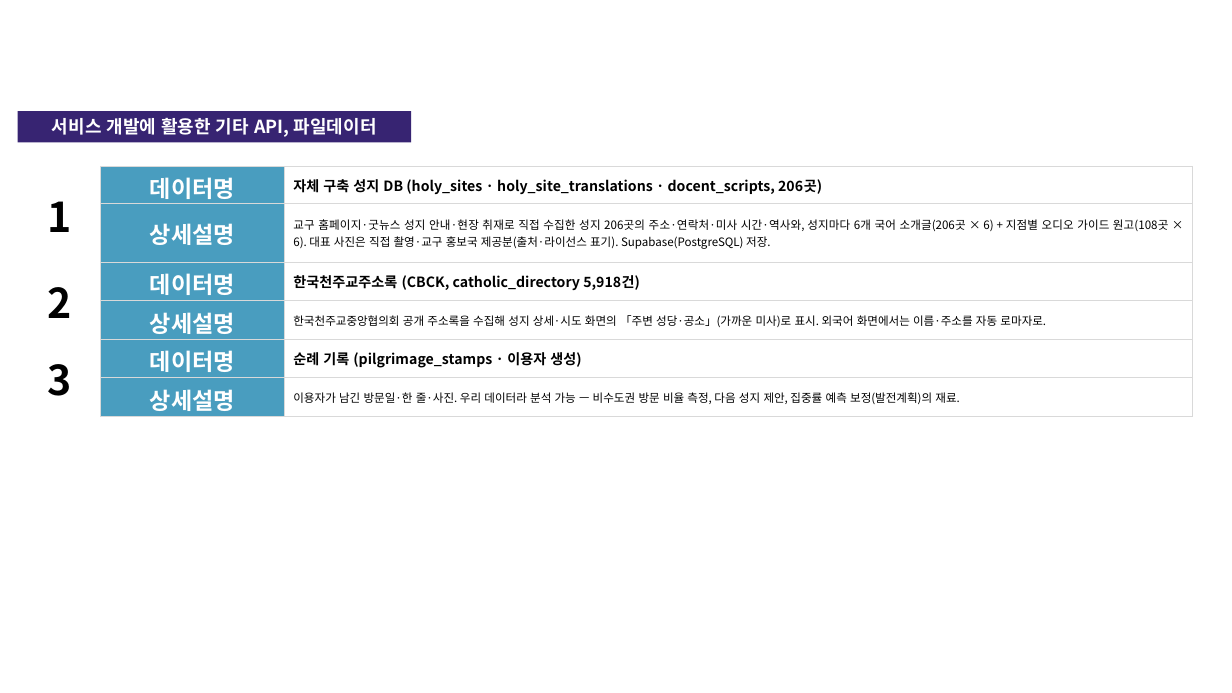
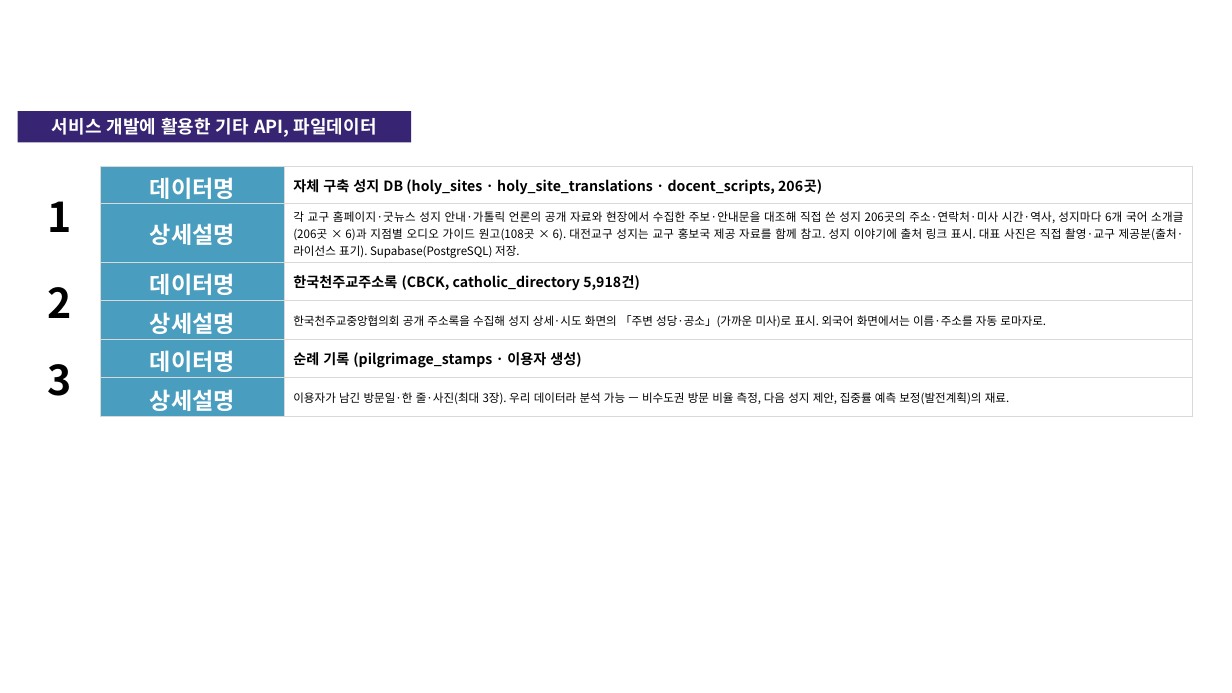
Before and after one commit to linkcontent7-huisun/visitholykorea, a slide deck: slide 11 of docs/10-product/공모전/원본-공모전제출/기능설명서_2026-09-21.pptx. Drawn at 1232x693 pixels with LibreOffice and Linux fonts; fonts in the diff are those of the drawing; background and template pictures are left out. Boxes give left, top, right and bottom in pixels: in the first picture for what was removed or moved away, otherwise in the second. Text is boxed around its words. In the diff, an @@ line names an element or a change of style, - is before the commit and + after.

```diff
--- a/docs/10-product/공모전/원본-공모전제출/기능설명서_2026-09-21.pptx
+++ b/docs/10-product/공모전/원본-공모전제출/기능설명서_2026-09-21.pptx
@@ table at bbox=[18, 166, 1193, 415] @@
-row 2, column 3: 교구 홈페이지·굿뉴스 성지 안내·현장 취재로 직접 수집한 성지 206곳의 주소·연락처·미사 시간·역사와, 성지마다 6개 국어 소개글(206곳 × 6) + 지점별 오디오 가이드 원고(108곳 × 6). 대표 사진은 직접 촬영·교구 홍보국 제공분(출처·라이선스 표기). Supabase(PostgreSQL) 저장.
+row 2, column 3: 각 교구 홈페이지·굿뉴스 성지 안내·가톨릭 언론의 공개 자료와 현장에서 수집한 주보·안내문을 대조해 직접 쓴 성지 206곳의 주소·연락처·미사 시간·역사, 성지마다 6개 국어 소개글(206곳 × 6)과 지점별 오디오 가이드 원고(108곳 × 6). 대전교구 성지는 교구 홍보국 제공 자료를 함께 참고. 성지 이야기에 출처 링크 표시. 대표 사진은 직접 촬영·교구 제공분(출처·라이선스 표기). Supabase(PostgreSQL) 저장.
-row 6, column 3: 이용자가 남긴 방문일·한 줄·사진. 우리 데이터라 분석 가능 — 비수도권 방문 비율 측정, 다음 성지 제안, 집중률 예측 보정(발전계획)의 재료.
+row 6, column 3: 이용자가 남긴 방문일·한 줄·사진(최대 3장). 우리 데이터라 분석 가능 — 비수도권 방문 비율 측정, 다음 성지 제안, 집중률 예측 보정(발전계획)의 재료.
```
Also in this commit, not shown: 10 other slides changed, 3 other files.
